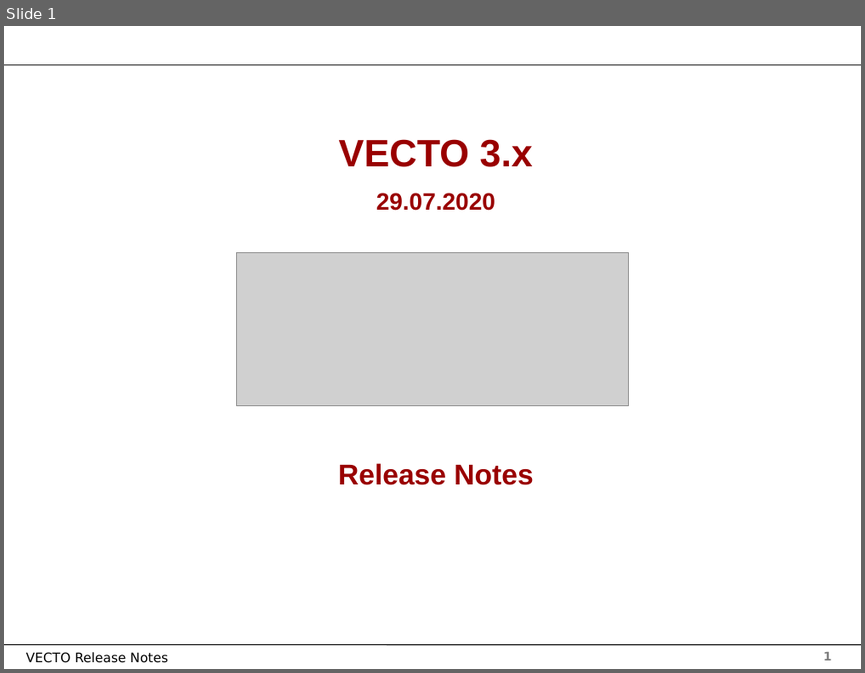
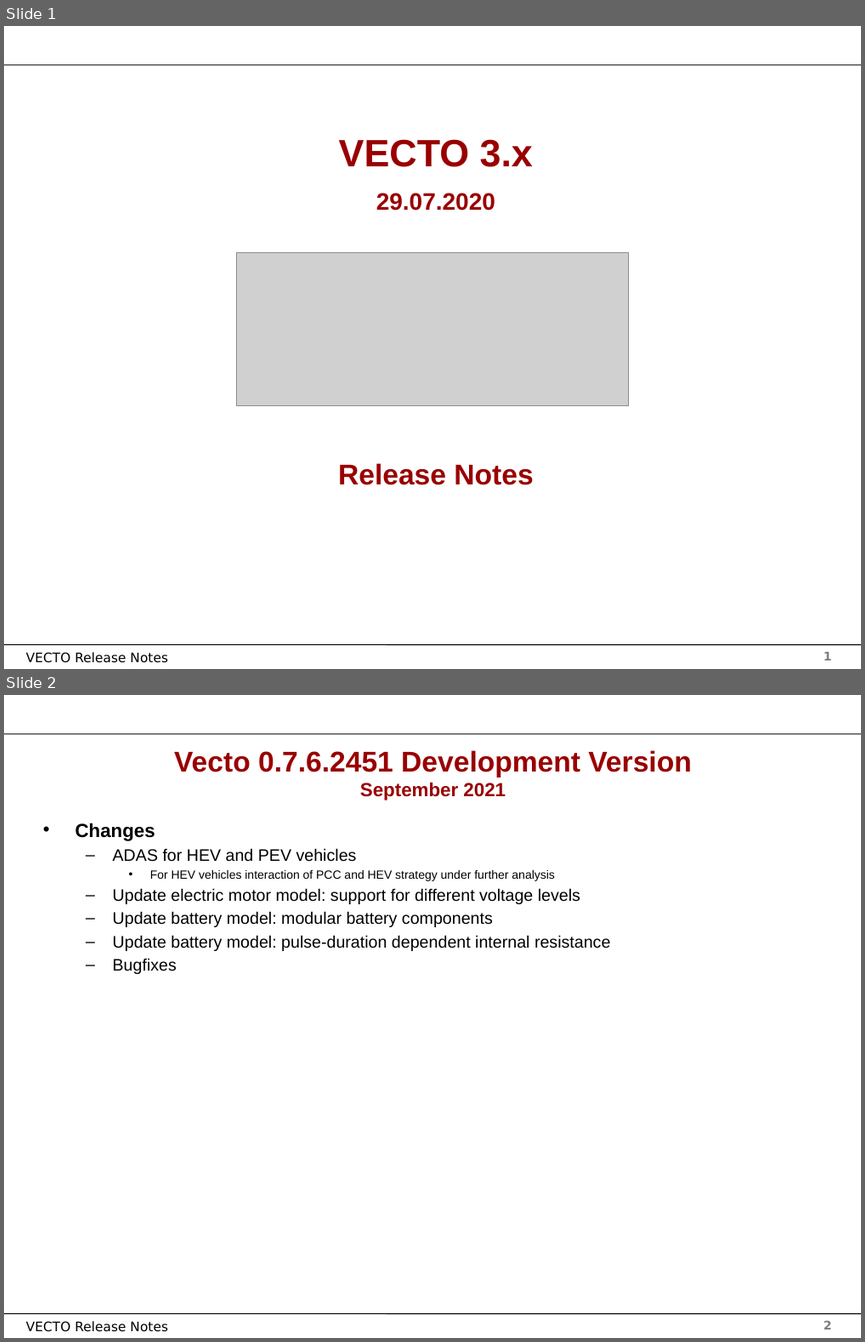
Before and after one commit to tanawadeatharva/BharatVECTO, a slide deck: Documentation/User Manual Source/Release Notes Vecto3.x.pptx. Shown one above the other, each under a label of ours: slide 1 before the commit, slides 1 and 2 after it. The pictures are 865x673 and 865x1342 pixels, drawn with LibreOffice and Linux fonts; fonts in the diff are those of the drawing; grey boxes stand for pictures; background and template pictures are left out. Boxes give left, top, right and bottom in pixels: in the first picture for what was removed or moved away, otherwise in the second. Text is boxed around its words. In the diff, an @@ line names an element or a change of style, - is before the commit and + after.

Commit message:
releasing new vecto build

```diff
--- a/Documentation/User Manual Source/Release Notes Vecto3.x.pptx
+++ b/Documentation/User Manual Source/Release Notes Vecto3.x.pptx
@@ slide 2 added at <box>4,695,861,1338</box>, background #FFFFFF; not listed: 4 template elements that a slide beside it also shows @@
@@ title added at <box>174,750,691,800</box>, 24 pt, text #990000, bold @@
+Vecto 0.7.6.2451 Development Version
+September 2021
@@ text added at <box>75,823,610,974</box>, 14 pt, text #000000 @@
+• Changes
+  – ADAS for HEV and PEV vehicles
+    • For HEV vehicles interaction of PCC and HEV strategy under further analysis
+  – Update electric motor model: support for different voltage levels
+  – Update battery model: modular battery components
+  – Update battery model: pulse-duration dependent internal resistance
+  – Bugfixes
```
Also in this commit, not shown: 2 other files.
